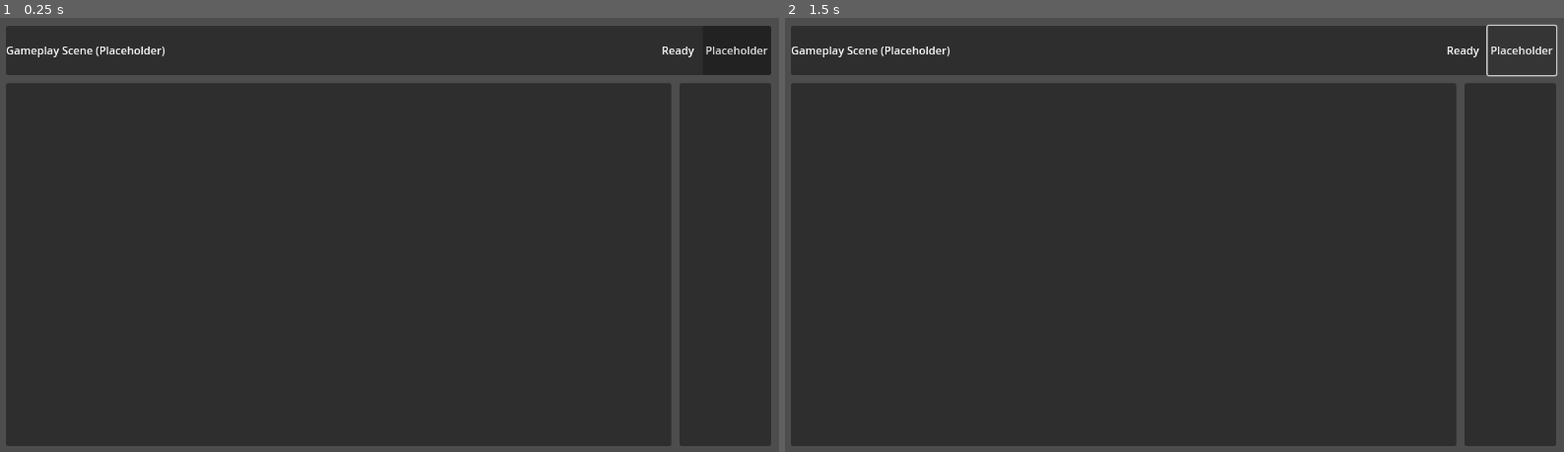
Above: before the commit, frames 1-2 (left to right).
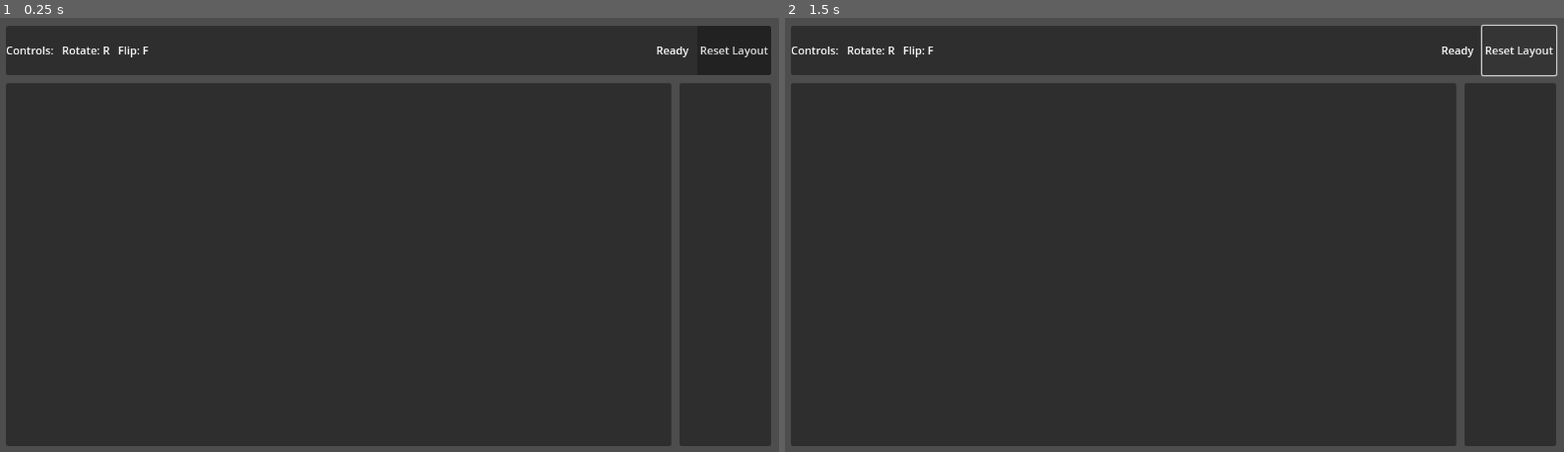
Above: after the commit, the same moments.

Repository: FoxDyed/CalendarGame
Game: Godot game, scene res://scenes/gameplay/main_gameplay_scene.tscn
Two runs of this game, one before a commit and one after it. Both use one fixed random seed, a clock stepped at 60 frames per second and the inputs below. The project has no main scene, so this scene is started directly.
Inputs (mouse positions are in pixels of both pictures, inside the frame that each line leads up to):
- Up to frame 1 (0.25 s): no input
- Up to frame 2 (1.5 s): click (1525, 48) at 0.5 s, where only the run before the commit has a clickable "Placeholder"; click (1517, 48) at 1.25 s, where only the run after the commit has a clickable "Reset Layout"

The runs differ from the first frame. In frame 1, 0.4% of the frame differs, in the area x 1-99%, y 6-10%; in frame 2, 0.4%, in the area x 1-99%, y 1-14%.

Commit message:
Add minimal gameplay controls and reset layout wiring

Diff:
--- a/model/gameplay/drop_placement_state.gd
+++ b/model/gameplay/drop_placement_state.gd
@@ -77,3 +77,7 @@
 
 func has_active_drag_snapshot(piece_id: String) -> bool:
 	return _drag_snapshots_by_piece_id.has(piece_id)
+
+func clear_all_placements() -> void:
+	_placements_by_piece_id.clear()
+	_drag_snapshots_by_piece_id.clear()
--- a/scenes/gameplay/main_gameplay_scene.tscn
+++ b/scenes/gameplay/main_gameplay_scene.tscn
@@ -38,9 +38,17 @@
 layout_mode = 2
 theme_override_constants/separation = 12
 
-[node name="SceneTitle" type="Label" parent="RootMargin/MainLayout/UIControls/UIRow"]
+[node name="ControlsLabel" type="Label" parent="RootMargin/MainLayout/UIControls/UIRow"]
 layout_mode = 2
-text = "Gameplay Scene (Placeholder)"
+text = "Controls:"
+
+[node name="RotateHintLabel" type="Label" parent="RootMargin/MainLayout/UIControls/UIRow"]
+layout_mode = 2
+text = "Rotate: R"
+
+[node name="FlipHintLabel" type="Label" parent="RootMargin/MainLayout/UIControls/UIRow"]
+layout_mode = 2
+text = "Flip: F"
 
 [node name="StatusLabel" type="Label" parent="RootMargin/MainLayout/UIControls/UIRow"]
 layout_mode = 2
@@ -48,9 +56,9 @@
 text = "Ready"
 horizontal_alignment = 2
 
-[node name="ActionButton" type="Button" parent="RootMargin/MainLayout/UIControls/UIRow"]
+[node name="ResetLayoutButton" type="Button" parent="RootMargin/MainLayout/UIControls/UIRow"]
 layout_mode = 2
-text = "Placeholder"
+text = "Reset Layout"
 
 [node name="PlayArea" type="HSplitContainer" parent="RootMargin/MainLayout"]
 layout_mode = 2
--- a/scripts/gameplay/main_gameplay_controller.gd
+++ b/scripts/gameplay/main_gameplay_controller.gd
@@ -8,6 +8,9 @@
 @onready var board: Control = %Board
 @onready var piece_tray: Control = %PieceTray
 @onready var ui_controls: Control = %UIControls
+@onready var rotate_hint_label: Label = %RotateHintLabel
+@onready var flip_hint_label: Label = %FlipHintLabel
+@onready var reset_layout_button: Button = %ResetLayoutButton
 
 var _loaded_piece_count := 0
 var _board_state: Dictionary = {}
@@ -24,6 +27,8 @@
 	_board_view = board.get_node_or_null("BoardCenter/BoardScene") as BoardView
 	_piece_tray_controller = piece_tray.get_node_or_null("TrayContent/PieceTrayScene") as PieceTrayController
 	_connect_piece_drag_handlers()
+	_connect_ui_controls()
+	_refresh_transform_hints()
 
 func load_piece_placeholders(piece_definitions: Array[Dictionary]) -> void:
 	# Hook for future piece loading flow.
@@ -115,3 +120,43 @@
 	var status_label := ui_controls.get_node_or_null("StatusLabel") as Label
 	if status_label != null:
 		status_label.text = text
+
+func _connect_ui_controls() -> void:
+	if reset_layout_button == null:
+		return
+	if not reset_layout_button.pressed.is_connected(_on_reset_layout_pressed):
+		reset_layout_button.pressed.connect(_on_reset_layout_pressed)
+
+func _on_reset_layout_pressed() -> void:
+	_reset_layout()
+
+func _reset_layout() -> void:
+	_drop_placement_state.clear_all_placements()
+	if _piece_tray_controller != null:
+		_piece_tray_controller.reset_pieces_to_spawn_positions()
+	_refresh_board_occupancy()
+	if _board_view != null:
+		_board_view.clear_preview()
+	_set_status_text("Layout reset")
+
+func _refresh_transform_hints() -> void:
+	if _piece_tray_controller == null:
+		return
+
+	var can_rotate := false
+	var can_flip := false
+	for piece_id in _piece_tray_controller.get_piece_ids():
+		var piece := _piece_tray_controller.get_piece_by_id(piece_id)
+		if piece == null:
+			continue
+		if piece.get_allowed_rotations().size() > 1:
+			can_rotate = true
+		if piece.is_flip_allowed():
+			can_flip = true
+		if can_rotate and can_flip:
+			break
+
+	if rotate_hint_label != null:
+		rotate_hint_label.text = "Rotate: %s" % ("R" if can_rotate else "N/A")
+	if flip_hint_label != null:
+		flip_hint_label.text = "Flip: %s" % ("F" if can_flip else "N/A")
--- a/scripts/gameplay/piece_tray_controller.gd
+++ b/scripts/gameplay/piece_tray_controller.gd
@@ -54,6 +54,14 @@
 func get_piece_by_id(piece_id: String) -> PieceController:
 	return _pieces_by_id.get(piece_id, null)
 
+func reset_pieces_to_spawn_positions() -> void:
+	for index in _spawned_piece_ids.size():
+		var piece_id := _spawned_piece_ids[index]
+		var piece := get_piece_by_id(piece_id)
+		if piece == null:
+			continue
+		piece.position = _spawn_position_for_index(index)
+
 func _spawn_position_for_index(index: int) -> Vector2:
 	var safe_columns := maxi(columns, 1)
 	var column := index % safe_columns
--- a/tests/gameplay/drop_placement_state_test.gd
+++ b/tests/gameplay/drop_placement_state_test.gd
@@ -8,6 +8,7 @@
 	test_commit_valid_placement_updates_occupancy()
 	test_invalid_drop_restores_original_position_and_state()
 	test_repositioning_placed_piece_clears_old_occupancy_during_drag()
+	test_clear_all_placements_resets_occupancy_and_snapshots()
 	return _failures.is_empty()
 
 func failure_messages() -> Array[String]:
@@ -41,6 +42,18 @@
 	_expect(rejection.get("restore_global_position") == Vector2(200, 200), "Expected invalid re-drop to return piece to previous placed position")
 	_expect(state.get_occupied_coordinates() == [Vector2i(3, 3), Vector2i(4, 3)], "Expected previous occupied cells to restore after invalid re-drop")
 
+func test_clear_all_placements_resets_occupancy_and_snapshots() -> void:
+	var state := DropPlacementState.new()
+	state.begin_drag("U5", Vector2(24, 24))
+	state.commit_drop("U5", Vector2i(5, 5), [Vector2i(5, 5), Vector2i(6, 5)], Vector2(512, 512))
+	state.begin_drag("L4", Vector2(32, 32))
+
+	state.clear_all_placements()
+
+	_expect(state.get_occupied_coordinates().is_empty(), "Expected clear_all_placements to remove all occupied cells")
+	_expect(not state.has_piece_placement("U5"), "Expected clear_all_placements to remove committed piece placements")
+	_expect(not state.has_active_drag_snapshot("L4"), "Expected clear_all_placements to remove active drag snapshots")
+
 func _expect(condition: bool, message: String) -> void:
 	if condition:
 		return
--- a/tests/gameplay/piece_tray_controller_test.gd
+++ b/tests/gameplay/piece_tray_controller_test.gd
@@ -8,6 +8,7 @@
 func run_all() -> bool:
 	test_tray_populates_with_all_canonical_pieces_once()
 	test_piece_ids_are_unique_and_resolvable()
+	test_reset_pieces_to_spawn_positions_restores_layout()
 	return _failures.is_empty()
 
 func failure_messages() -> Array[String]:
@@ -44,6 +45,27 @@
 
 	tray.queue_free()
 
+func test_reset_pieces_to_spawn_positions_restores_layout() -> void:
+	var tray := PieceTrayScene.instantiate() as PieceTrayController
+	_expect(tray != null, "Expected PieceTray scene to instantiate for reset checks")
+	if tray == null:
+		return
+
+	tray._ready()
+	var first_piece_id := tray.get_piece_ids()[0]
+	var first_piece := tray.get_piece_by_id(first_piece_id)
+	_expect(first_piece != null, "Expected first tray piece to exist for reset checks")
+	if first_piece == null:
+		tray.queue_free()
+		return
+
+	var original_position := first_piece.position
+	first_piece.position = original_position + Vector2(91, 47)
+	tray.reset_pieces_to_spawn_positions()
+
+	_expect(first_piece.position == original_position, "Expected reset to restore moved tray piece to its spawn position")
+	tray.queue_free()
+
 func _canonical_piece_ids() -> Array[String]:
 	var ids: Array[String] = []
 	for piece in PieceSet.list_all_pieces():
--- a/tests/scenes/main_gameplay_scene_test.gd
+++ b/tests/scenes/main_gameplay_scene_test.gd
@@ -20,6 +20,9 @@
 	_expect(instance.get_node_or_null("RootMargin/MainLayout/PlayArea/Board") != null, "Expected Board placeholder node")
 	_expect(instance.get_node_or_null("RootMargin/MainLayout/PlayArea/PieceTray") != null, "Expected PieceTray placeholder node")
 	_expect(instance.get_node_or_null("RootMargin/MainLayout/UIControls") != null, "Expected UIControls placeholder node")
+	_expect(instance.get_node_or_null("RootMargin/MainLayout/UIControls/UIRow/RotateHintLabel") != null, "Expected rotate hint control to exist")
+	_expect(instance.get_node_or_null("RootMargin/MainLayout/UIControls/UIRow/FlipHintLabel") != null, "Expected flip hint control to exist")
+	_expect(instance.get_node_or_null("RootMargin/MainLayout/UIControls/UIRow/ResetLayoutButton") != null, "Expected reset layout button to exist")
 	_expect(instance.get_node_or_null("RootMargin/MainLayout/PlayArea/PieceTray/TrayContent/PieceTrayScene") != null, "Expected PieceTray scene to be integrated into gameplay scene")
 	instance.queue_free()
 
